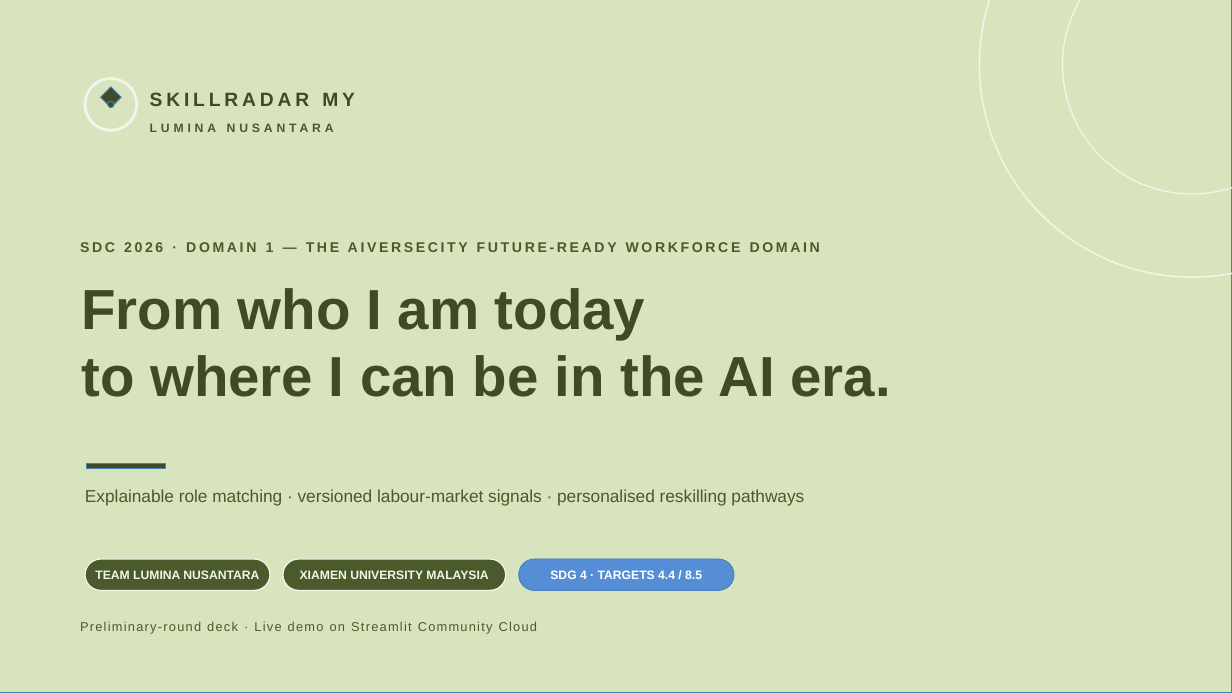
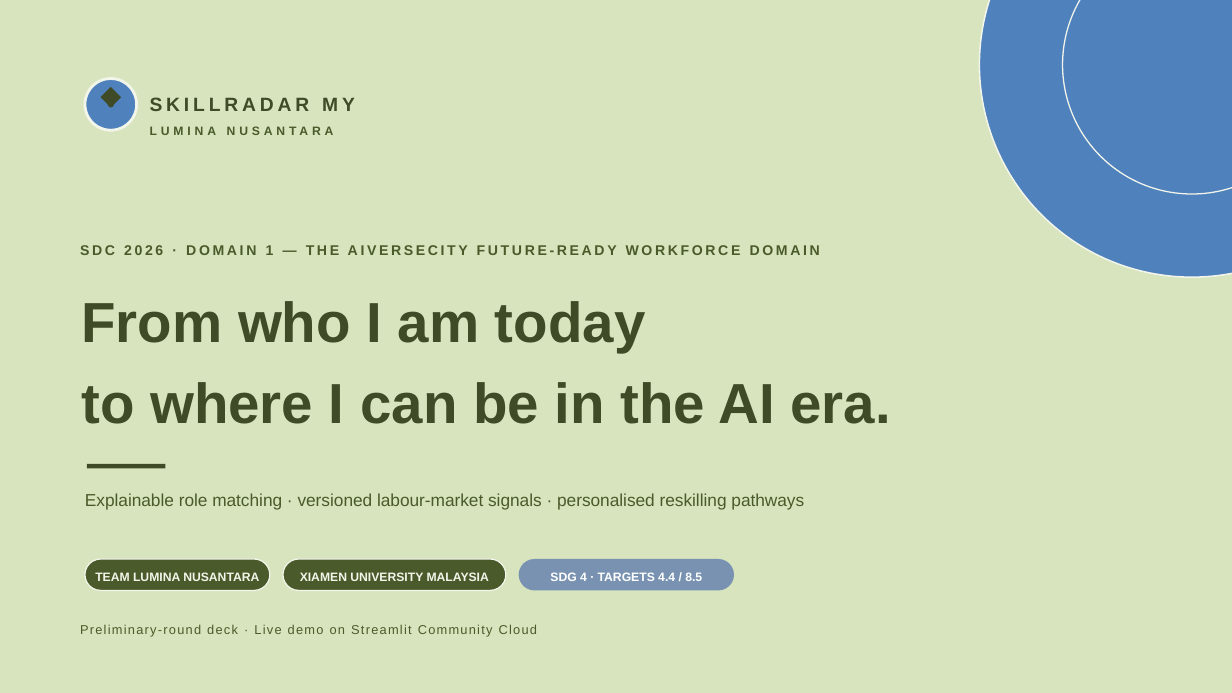
Before and after one commit to douyinlin/sdc2026-lumina-nusantara, a slide deck: slide 1 of submission/SDC2026_LuminaNusantara_SlideDeck.pptx. Drawn at 1232x693 pixels with LibreOffice and Linux fonts; fonts in the diff are those of the drawing. Boxes give left, top, right and bottom in pixels: in the first picture for what was removed or moved away, otherwise in the second. Text is boxed around its words. In the diff, an @@ line names an element or a change of style, - is before the commit and + after.

```diff
--- a/submission/SDC2026_LuminaNusantara_SlideDeck.pptx
+++ b/submission/SDC2026_LuminaNusantara_SlideDeck.pptx
@@ fill none to #4F81BD in 3 elements at (x1=980, y1=0, x2=1232, y2=277), (x1=1063, y1=0, x2=1232, y2=194), (x1=85, y1=79, x2=137, y2=130) @@
@@ text "XIAMEN UNIVERSITY MALAYSIA" moved from (x1=283, y1=559, x2=506, y2=591) to (x1=300, y1=572, x2=489, y2=581) @@
@@ text "XIAMEN UNIVERSITY MALAYSIA" at (x1=300, y1=572, x2=489, y2=581): line spacing 1 to 1.2; fill #4B5A2A to none; outline #F2F5E9 1 pt to none @@
@@ rounded rectangle added at (x1=283, y1=559, x2=506, y2=591), fill #4B5A2A, outline #F2F5E9 1 pt @@
@@ text "SDG 4 · TARGETS 4.4 ..." moved from (x1=518, y1=559, x2=734, y2=591) to (x1=550, y1=572, x2=702, y2=581) @@
@@ text "SDG 4 · TARGETS 4.4 ..." at (x1=550, y1=572, x2=702, y2=581): line spacing 1 to 1.2; fill #558ED5 to none @@
@@ rounded rectangle added at (x1=518, y1=559, x2=734, y2=591), fill #7992B1 @@
@@ text in rounded rectangle at (x1=95, y1=570, x2=259, y2=579): text removed @@
-TEAM LUMINA NUSANTARA
@@ text added at (x1=95, y1=572, x2=259, y2=581), 9.5 pt, text #F2F5E9, bold @@
+TEAM LUMINA NUSANTARA
@@ line spacing 1 to 1.2 in 6 elements at (x1=150, y1=97, x2=355, y2=111), (x1=150, y1=120, x2=889, y2=148), (x1=80, y1=245, x2=820, y2=255), (x1=81, y1=301, x2=891, y2=424), (x1=85, y1=493, x2=804, y2=510), (x1=80, y1=624, x2=537, y2=637) @@
```
Also in this commit, not shown: 11 other slides changed, 8 slides added, 3 other files.
